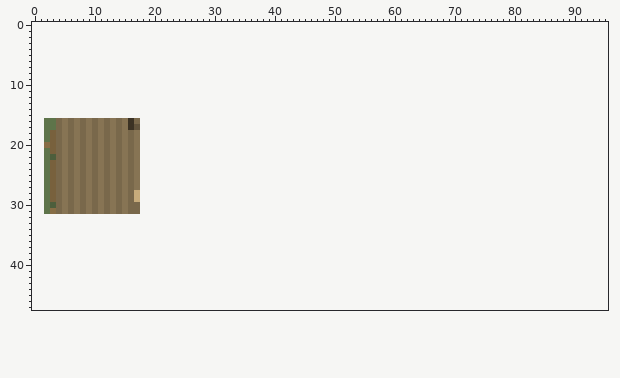
One commit to this sprite sheet: public/tiles/bridge/left.png. Above is the file before it was changed.
The file is 16x16 pixels. The old version is drawn lined up with the new one, on the new canvas.
And afterwards:
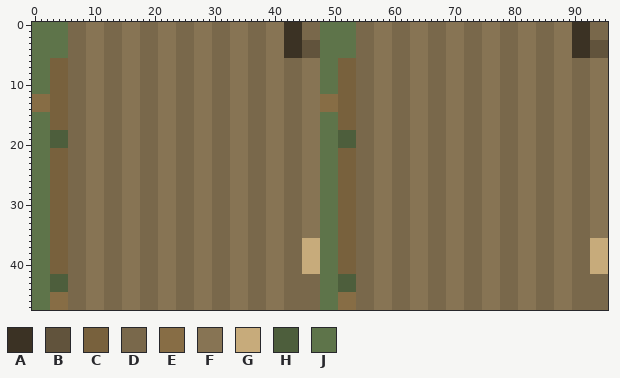
Palette (. is transparent): A #3b3224  B #61533c  C #78613d  D #79684b  E #876d45  F #877454  G #c7ab7b  H #4d5e3c  J #5e744a
Edits made:
canvas 16x16 -> 96x48, the old top-left corner now at 2,16
y 0..2: x 0..95 ................................................................................................ -> JJJJJJDDDFFFDDDFFFDDDFFFDDDFFFDDDFFFDDDFFFAAADDDJJJJJJDDDFFFDDDFFFDDDFFFDDDFFFDDDFFFDDDFFFAAADDD
y 3..5: x 0..95 ................................................................................................ -> JJJJJJDDDFFFDDDFFFDDDFFFDDDFFFDDDFFFDDDFFFAAABBBJJJJJJDDDFFFDDDFFFDDDFFFDDDFFFDDDFFFDDDFFFAAABBB
y 6..11: x 0..95 ................................................................................................ -> JJJCCCDDDFFFDDDFFFDDDFFFDDDFFFDDDFFFDDDFFFDDDFFFJJJCCCDDDFFFDDDFFFDDDFFFDDDFFFDDDFFFDDDFFFDDDFFF
y 12..14: x 0..95 ................................................................................................ -> EEECCCDDDFFFDDDFFFDDDFFFDDDFFFDDDFFFDDDFFFDDDFFFEEECCCDDDFFFDDDFFFDDDFFFDDDFFFDDDFFFDDDFFFDDDFFF
y 15: x 0..95 ................................................................................................ -> JJJCCCDDDFFFDDDFFFDDDFFFDDDFFFDDDFFFDDDFFFDDDFFFJJJCCCDDDFFFDDDFFFDDDFFFDDDFFFDDDFFFDDDFFFDDDFFF
y 16: x 0..1 .. -> JJ; x 3..5 JDF -> CCC; x 7 F -> D; x 10 D -> F; x 13 F -> D; x 16..95 AD.............................................................................. -> FFDDDFFFDDDFFFDDDFFFDDDFFFDDDFFFJJJCCCDDDFFFDDDFFFDDDFFFDDDFFFDDDFFFDDDFFFDDDFFF
y 17: x 0..1 .. -> JJ; x 3..5 JDF -> CCC; x 7 F -> D; x 10 D -> F; x 13 F -> D; x 16..95 AB.............................................................................. -> FFDDDFFFDDDFFFDDDFFFDDDFFFDDDFFFJJJCCCDDDFFFDDDFFFDDDFFFDDDFFFDDDFFFDDDFFFDDDFFF
y 18..19: x 0..1 .. -> JJ; x 3..5 CDF -> HHH; x 7 F -> D; x 10 D -> F; x 13 F -> D; x 16 D -> F; x 18..95 .............................................................................. -> DDDFFFDDDFFFDDDFFFDDDFFFDDDFFFJJJHHHDDDFFFDDDFFFDDDFFFDDDFFFDDDFFFDDDFFFDDDFFF
y 20: x 0..5 ..ECDF -> JJJHHH; x 7 F -> D; x 10 D -> F; x 13 F -> D; x 16 D -> F; x 18..95 .............................................................................. -> DDDFFFDDDFFFDDDFFFDDDFFFDDDFFFJJJHHHDDDFFFDDDFFFDDDFFFDDDFFFDDDFFFDDDFFFDDDFFF
y 21: x 0..1 .. -> JJ; x 4..5 DF -> CC; x 7 F -> D; x 10 D -> F; x 13 F -> D; x 16 D -> F; x 18..95 .............................................................................. -> DDDFFFDDDFFFDDDFFFDDDFFFDDDFFFJJJCCCDDDFFFDDDFFFDDDFFFDDDFFFDDDFFFDDDFFFDDDFFF
y 22: x 0..1 .. -> JJ; x 3..5 HDF -> CCC; x 7 F -> D; x 10 D -> F; x 13 F -> D; x 16 D -> F; x 18..95 .............................................................................. -> DDDFFFDDDFFFDDDFFFDDDFFFDDDFFFJJJCCCDDDFFFDDDFFFDDDFFFDDDFFFDDDFFFDDDFFFDDDFFF
y 23..27: x 0..1 .. -> JJ; x 4..5 DF -> CC; x 7 F -> D; x 10 D -> F; x 13 F -> D; x 16 D -> F; x 18..95 .............................................................................. -> DDDFFFDDDFFFDDDFFFDDDFFFDDDFFFJJJCCCDDDFFFDDDFFFDDDFFFDDDFFFDDDFFFDDDFFFDDDFFF
y 28..29: x 0..1 .. -> JJ; x 4..5 DF -> CC; x 7 F -> D; x 10 D -> F; x 13 F -> D; x 16..95 DG.............................................................................. -> FFDDDFFFDDDFFFDDDFFFDDDFFFDDDFFFJJJCCCDDDFFFDDDFFFDDDFFFDDDFFFDDDFFFDDDFFFDDDFFF
y 30: x 0..1 .. -> JJ; x 3..5 HDF -> CCC; x 7 F -> D; x 10 D -> F; x 13 F -> D; x 16..95 DD.............................................................................. -> FFDDDFFFDDDFFFDDDFFFDDDFFFDDDFFFJJJCCCDDDFFFDDDFFFDDDFFFDDDFFFDDDFFFDDDFFFDDDFFF
y 31: x 0..1 .. -> JJ; x 3..5 EDF -> CCC; x 7 F -> D; x 10 D -> F; x 13 F -> D; x 16..95 DD.............................................................................. -> FFDDDFFFDDDFFFDDDFFFDDDFFFDDDFFFJJJCCCDDDFFFDDDFFFDDDFFFDDDFFFDDDFFFDDDFFFDDDFFF
y 32..35: x 0..95 ................................................................................................ -> JJJCCCDDDFFFDDDFFFDDDFFFDDDFFFDDDFFFDDDFFFDDDFFFJJJCCCDDDFFFDDDFFFDDDFFFDDDFFFDDDFFFDDDFFFDDDFFF
y 36..41: x 0..95 ................................................................................................ -> JJJCCCDDDFFFDDDFFFDDDFFFDDDFFFDDDFFFDDDFFFDDDGGGJJJCCCDDDFFFDDDFFFDDDFFFDDDFFFDDDFFFDDDFFFDDDGGG
y 42..44: x 0..95 ................................................................................................ -> JJJHHHDDDFFFDDDFFFDDDFFFDDDFFFDDDFFFDDDFFFDDDDDDJJJHHHDDDFFFDDDFFFDDDFFFDDDFFFDDDFFFDDDFFFDDDDDD
y 45..47: x 0..95 ................................................................................................ -> JJJEEEDDDFFFDDDFFFDDDFFFDDDFFFDDDFFFDDDFFFDDDDDDJJJEEEDDDFFFDDDFFFDDDFFFDDDFFFDDDFFFDDDFFFDDDDDD
Pixel boxes of the changes (left, top, right, bottom) in both pictures:
changed: (32, 22, 608, 310)
